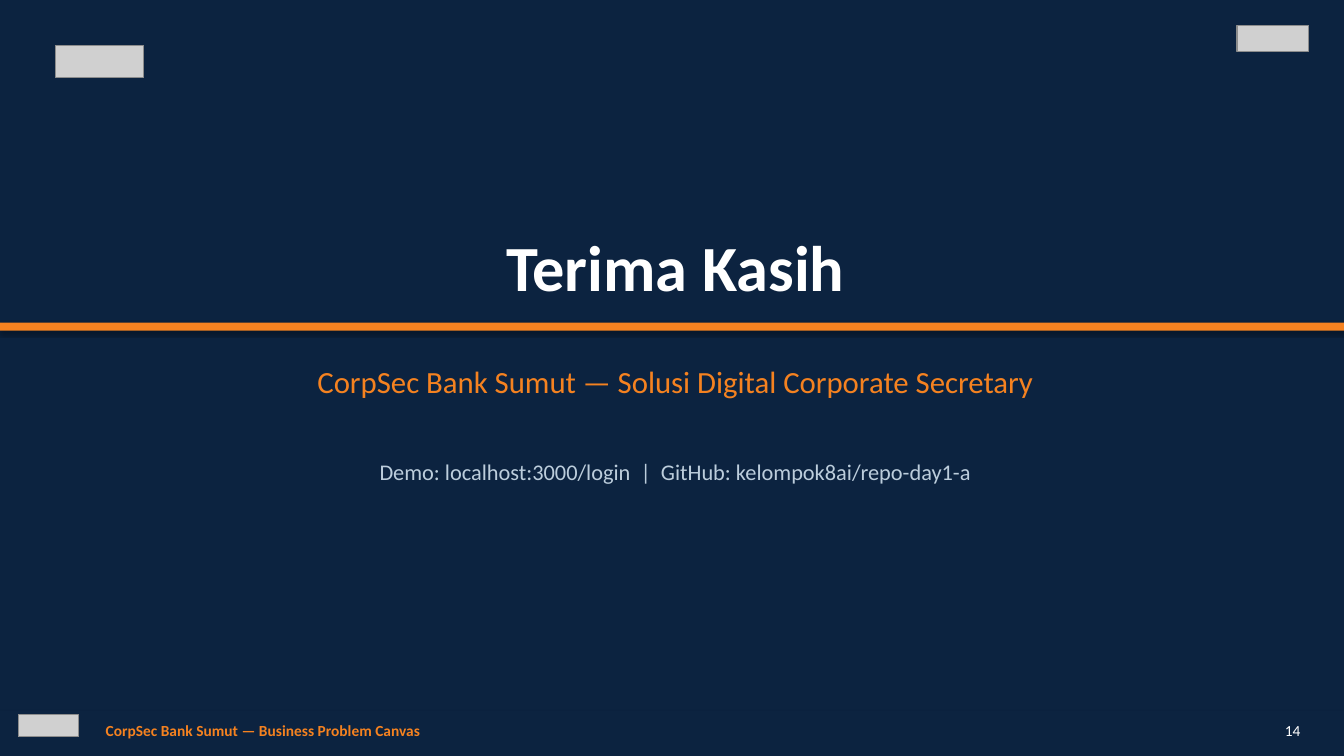
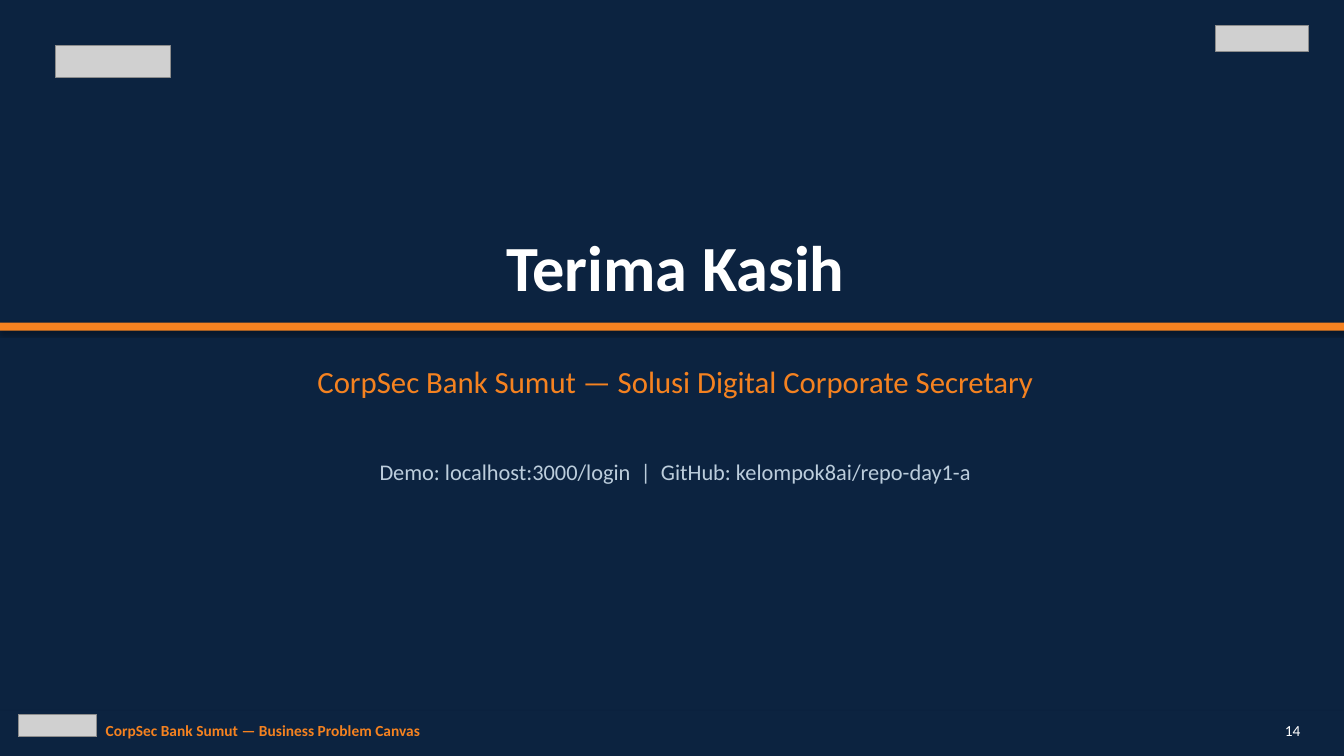
Before and after one commit to kelompok8ai/repo-day1-a, a slide deck: slide 14 of CorpSec-Bank-Sumut-Presentasi.pptx. Drawn at 1344x756 pixels with LibreOffice and Linux fonts; fonts in the diff are those of the drawing; grey boxes stand for pictures. Boxes give left, top, right and bottom in pixels: in the first picture for what was removed or moved away, otherwise in the second. Text is boxed around its words. In the diff, an @@ line names an element or a change of style, - is before the commit and + after.

```diff
--- a/CorpSec-Bank-Sumut-Presentasi.pptx
+++ b/CorpSec-Bank-Sumut-Presentasi.pptx
@@ picture: place and size @@
-picture at [1237, 25, 1309, 51]
+picture at [1216, 25, 1310, 51]
@@ picture: place and size @@
-picture at [55, 45, 144, 78]
+picture at [55, 45, 170, 78]
@@ picture: place and size @@
-picture at [18, 715, 79, 737]
+picture at [18, 715, 97, 737]
```
Also in this commit, not shown: 13 other slides changed, 5 other files.
